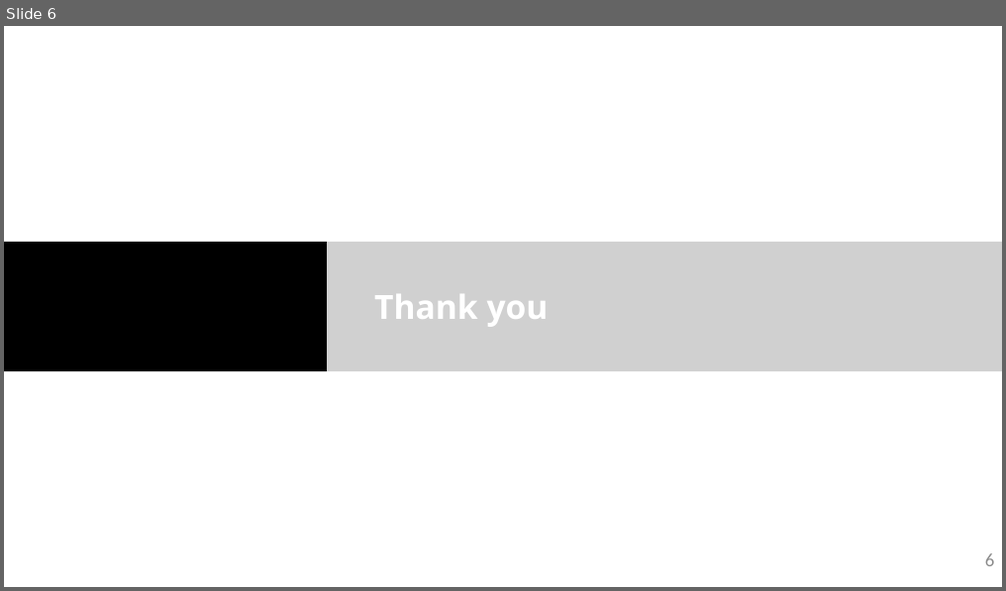
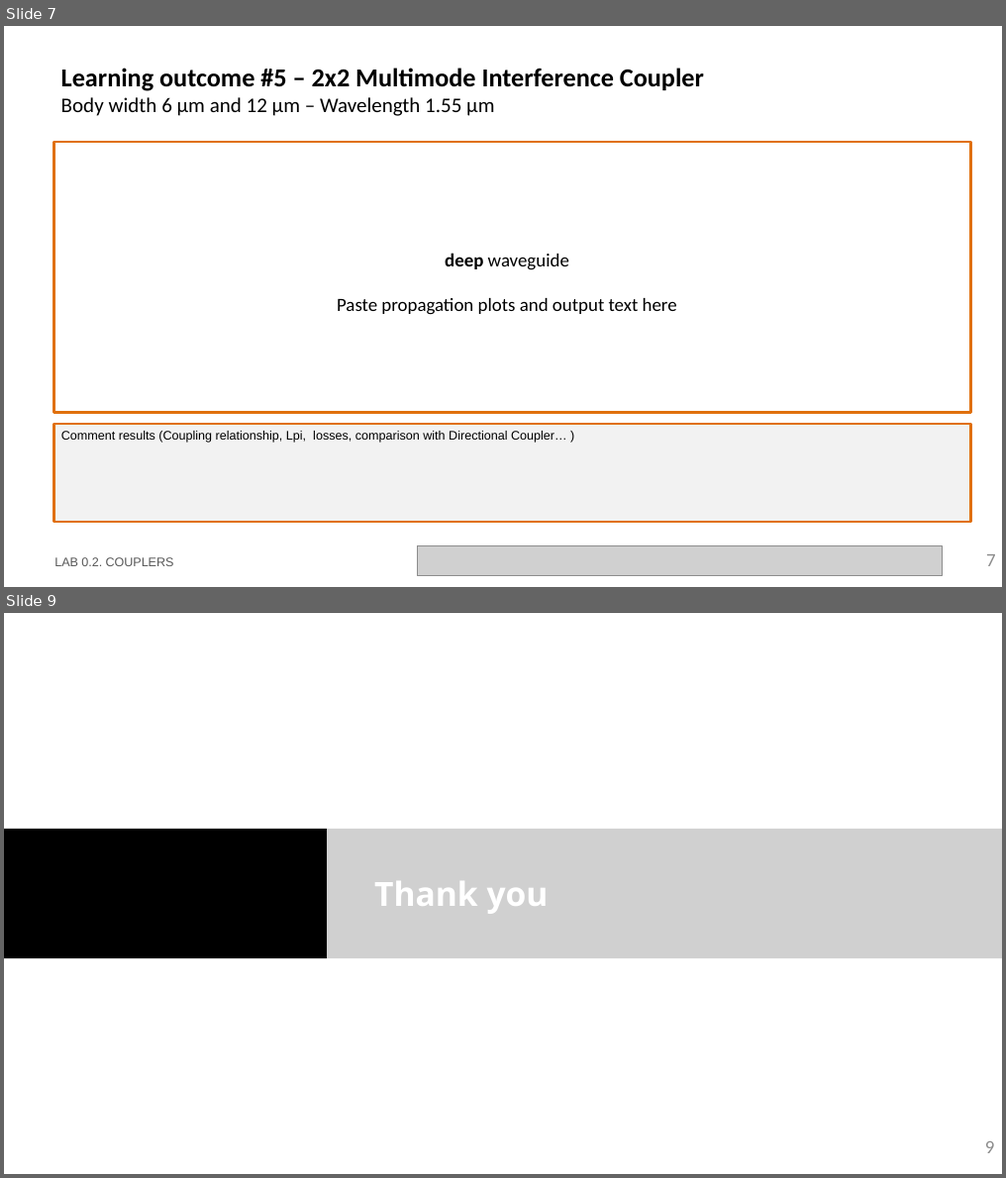
Before and after one commit to nordin001/pdk_UPVfab_v2, a slide deck: training/IPSP/Lab2/LabBook_020.pptx. Shown one above the other, each under a label of ours: slide 6 before the commit, slides 7 and 9 after it; the slides between them are not shown. The pictures are 1006x591 and 1006x1178 pixels, drawn with LibreOffice and Linux fonts; fonts in the diff are those of the drawing; grey boxes stand for pictures; background and template pictures are left out. Boxes give left, top, right and bottom in pixels: in the first picture for what was removed or moved away, otherwise in the second. Text is boxed around its words. In the diff, an @@ line names an element or a change of style, - is before the commit and + after.

```diff
--- a/training/IPSP/Lab2/LabBook_020.pptx
+++ b/training/IPSP/Lab2/LabBook_020.pptx
@@ slide 7 added at (4, 26, 1002, 587), background #FFFFFF @@
@@ title added at (61, 68, 704, 116), 25 pt, text #000000, bold @@
+Learning outcome #5 – 2x2 Multimode Interference Coupler
+Body width 6 µm and 12 µm – Wavelength 1.55 µm
@@ rectangle added at (54, 142, 971, 413), outline #E0700D 2.25 pt @@
@@ text added at (337, 253, 677, 315), 18 pt, text #000000 @@
+deep waveguide
+Paste propagation plots and output text here
@@ rectangle added at (54, 424, 971, 522), fill #F2F2F2, outline #E0700D 2.25 pt, 12 pt, text #000000 @@
+Comment results (Coupling relationship, Lpi, losses, comparison with Directional Coupler… )
@@ text added at (54, 558, 174, 567), 12 pt, text #585858 @@
+LAB 0.2. COUPLERS
@@ picture added at (417, 547, 943, 576) @@
@@ page number added at (986, 555, 996, 567), 18 pt, text #8C8C8C @@
+7
@@ what was slide 6 is now slide 9 @@
@@ page number at (985, 1142, 995, 1154): text changed @@
-6
+9
```
Also in this commit, not shown: 2 other slides added, 1 other file.
